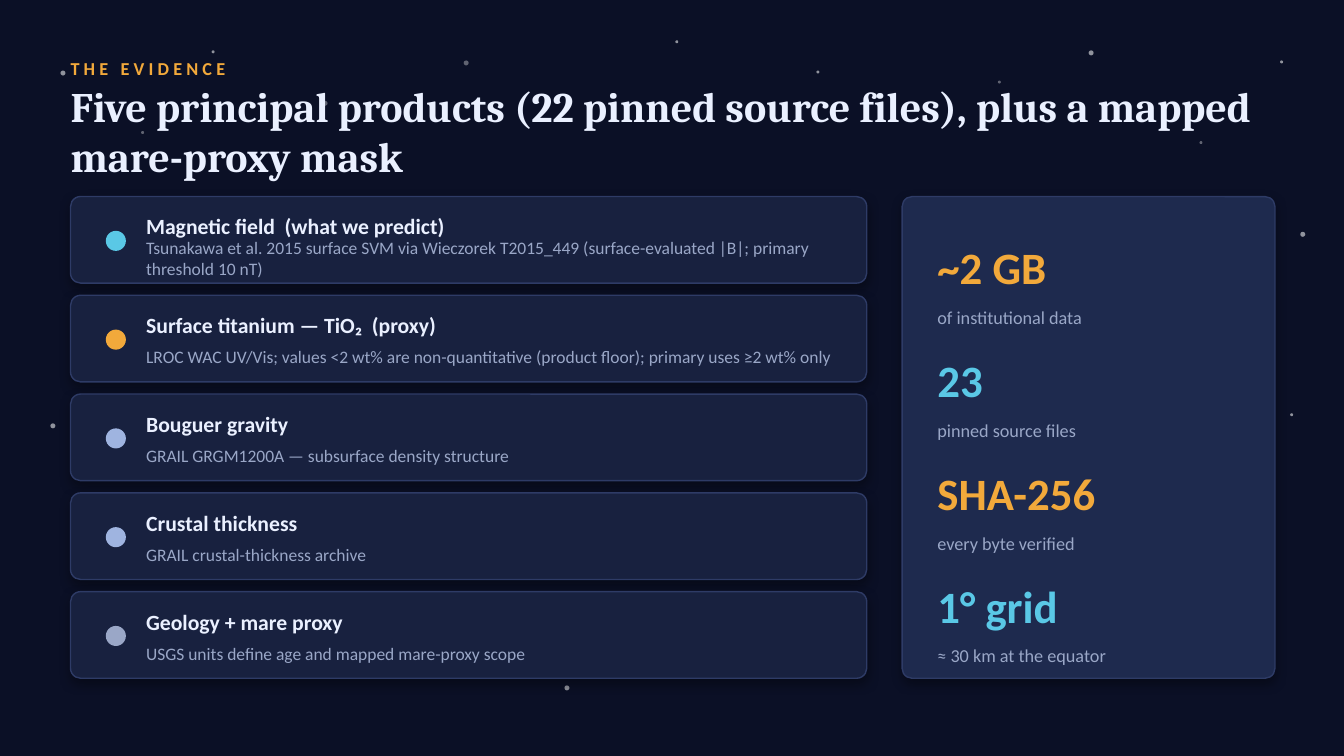
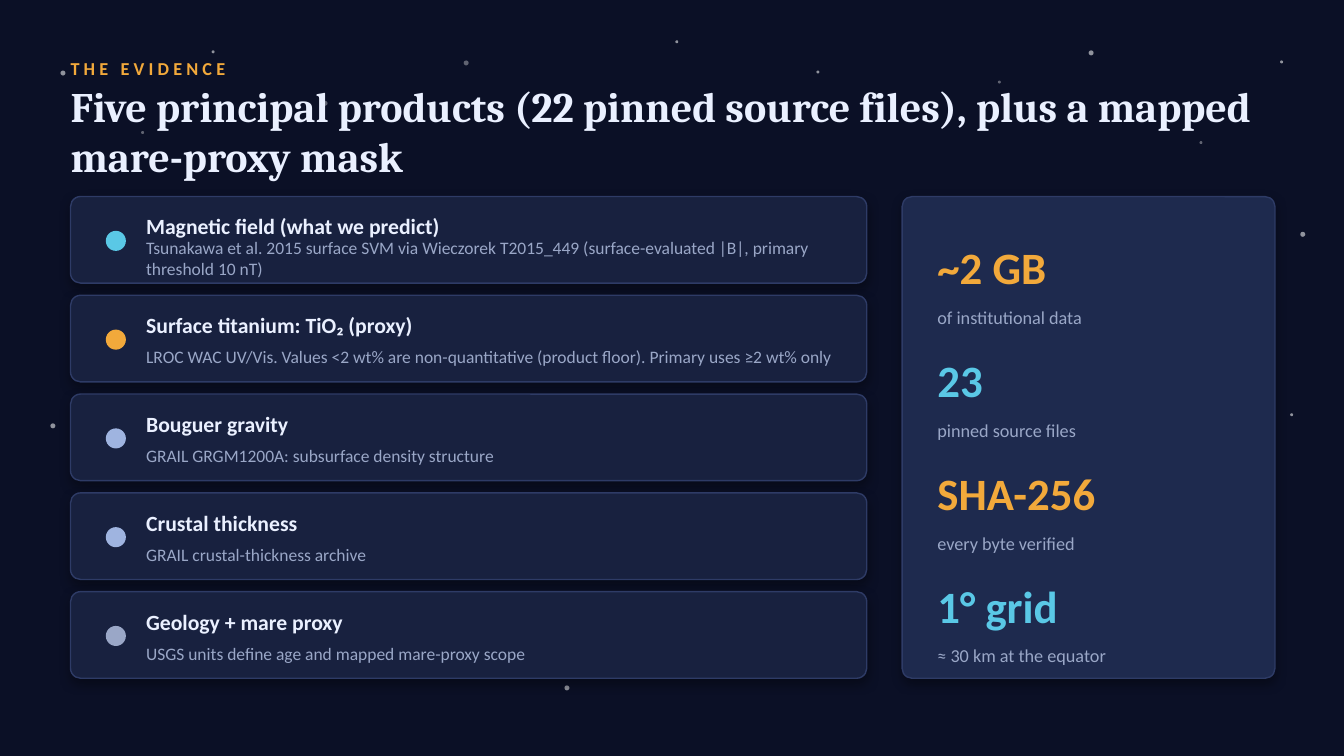
Before and after one commit to lemoon01110/Lunar-Titanium-Magnetism, a slide deck: slide 6 of Paper-and-Pitch/Pitch.pptx. Drawn at 1344x756 pixels with LibreOffice and Linux fonts; fonts in the diff are those of the drawing. Boxes give left, top, right and bottom in pixels: in the first picture for what was removed or moved away, otherwise in the second. Text is boxed around its words. In the diff, an @@ line names an element or a change of style, - is before the commit and + after.

```diff
--- a/Paper-and-Pitch/Pitch.pptx
+++ b/Paper-and-Pitch/Pitch.pptx
@@ text "Magnetic field (what we predict)" rewrapped from (146,218,444,238) to (146,218,439,238) @@
@@ text at (146,241,809,277): text changed @@
-Tsunakawa et al. 2015 surface SVM via Wieczorek T2015_449 (surface-evaluated |B|; primary threshold 10 nT)
+Tsunakawa et al. 2015 surface SVM via Wieczorek T2015_449 (surface-evaluated |B|, primary threshold 10 nT)
@@ text at (146,317,412,337): text changed @@
-Surface titanium — TiO₂ (proxy)
+Surface titanium: TiO₂ (proxy)
@@ text at (146,350,831,366): text changed @@
-LROC WAC UV/Vis; values <2 wt% are non-quantitative (product floor); primary uses ≥2 wt% only
+LROC WAC UV/Vis. Values <2 wt% are non-quantitative (product floor). Primary uses ≥2 wt% only
@@ text at (146,450,494,465): text changed @@
-GRAIL GRGM1200A — subsurface density structure
+GRAIL GRGM1200A: subsurface density structure
```
Also in this commit, not shown: 9 other slides changed, 14 other files.
